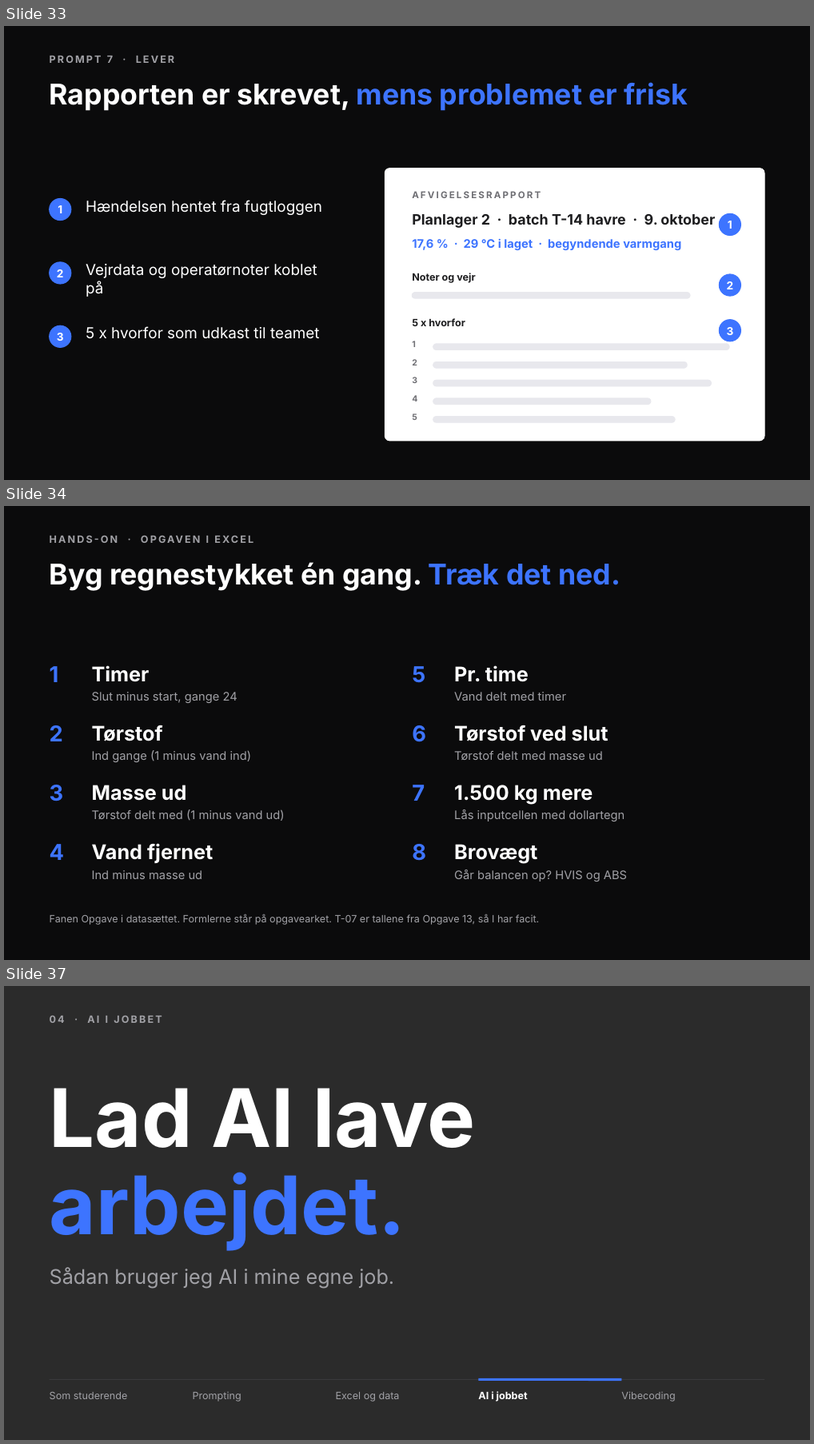
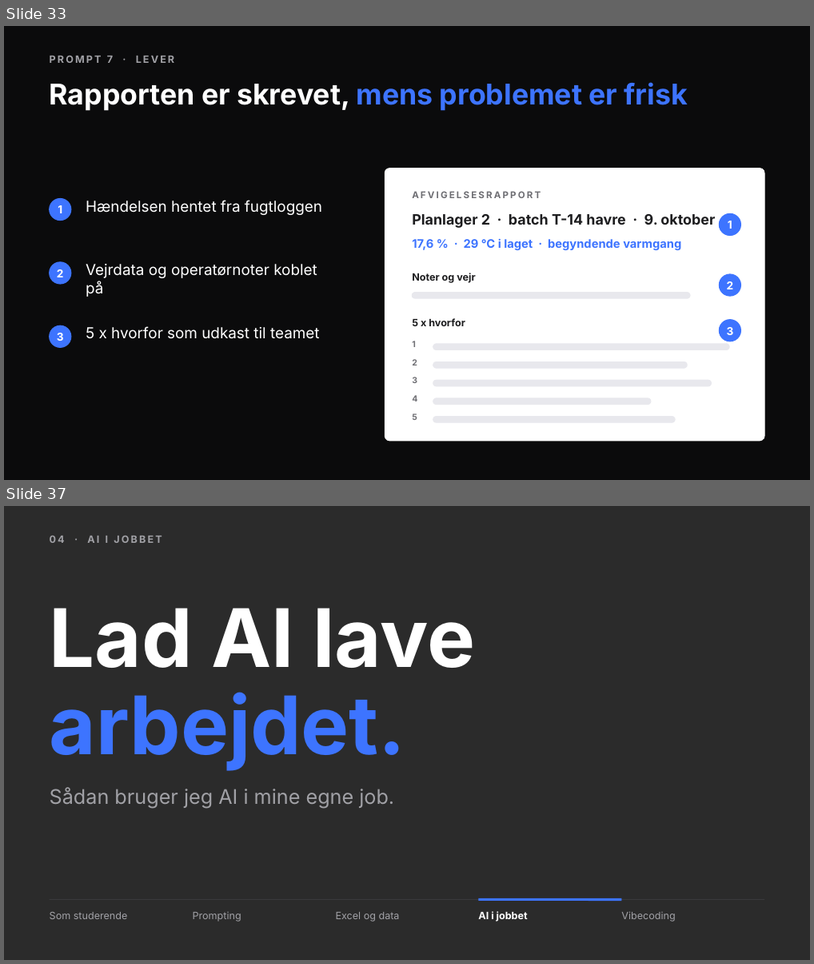
Before and after one commit to andr8769-ui/ucl-ai-undervisning, a slide deck: private/proces/praesentation.pptx. Shown one above the other, each under a label of ours: slides 33, 34 and 37 before the commit, slides 33 and 37 after it; the slides between them are not shown. The pictures are 814x1444 and 814x964 pixels, drawn with LibreOffice and Linux fonts; fonts in the diff are those of the drawing; background and template pictures are left out; a plain dark background stands for a picture behind light text. Boxes give left, top, right and bottom in pixels: in the first picture for what was removed or moved away, otherwise in the second. Text is boxed around its words. In the diff, an @@ line names an element or a change of style, - is before the commit and + after.

```diff
--- a/private/proces/praesentation.pptx
+++ b/private/proces/praesentation.pptx
@@ slide 34 removed at <box>4,506,810,960</box>, background #0B0B0C @@
@@ text removed at <box>206,536,210,543</box> @@
-HANDS-ON · OPGAVEN I EXCEL
@@ title removed at <box>50,562,621,591</box> @@
-Byg regnestykket én gang. Træk det ned.
@@ text removed at <box>50,666,59,682</box> @@
-1
@@ text removed at <box>92,665,150,682</box> @@
-Timer
@@ text removed at <box>412,666,426,683</box> @@
-5
@@ text removed at <box>454,665,529,682</box> @@
-Pr. time
@@ text removed at <box>92,692,238,703</box> @@
-Slut minus start, gange 24
@@ text removed at <box>454,692,566,700</box> @@
-Vand delt med timer
@@ text removed at <box>50,725,63,741</box> @@
-2
@@ text removed at <box>92,725,163,741</box> @@
-Tørstof
@@ text removed at <box>412,725,426,742</box> @@
-6
@@ text removed at <box>454,724,609,741</box> @@
-Tørstof ved slut
@@ text removed at <box>92,750,252,762</box> @@
-Ind gange (1 minus vand ind)
@@ text removed at <box>454,751,603,760</box> @@
-Tørstof delt med masse ud
@@ text removed at <box>50,784,64,801</box> @@
-3
@@ text removed at <box>92,784,187,800</box> @@
-Masse ud
@@ text removed at <box>412,784,425,800</box> @@
-7
@@ text removed at <box>454,784,594,804</box> @@
-1.500 kg mere
@@ text removed at <box>92,809,285,820</box> @@
-Tørstof delt med (1 minus vand ud)
@@ text removed at <box>454,809,625,821</box> @@
-Lås inputcellen med dollartegn
@@ text removed at <box>50,844,64,860</box> @@
-4
@@ text removed at <box>92,843,213,863</box> @@
-Vand fjernet
@@ text removed at <box>412,844,426,860</box> @@
-8
@@ text removed at <box>454,844,538,863</box> @@
-Brovægt
@@ text removed at <box>92,870,203,879</box> @@
-Ind minus masse ud
@@ text removed at <box>454,869,627,881</box> @@
-Går balancen op? HVIS og ABS
@@ text removed at <box>50,913,539,924</box> @@
-Fanen Opgave i datasættet. Formlerne står på opgavearket. T-07 er tallene fra Opgave 13, så I har facit.
```
Also in this commit, not shown: 2 slides changed, 1 slide added, 15 other files.
